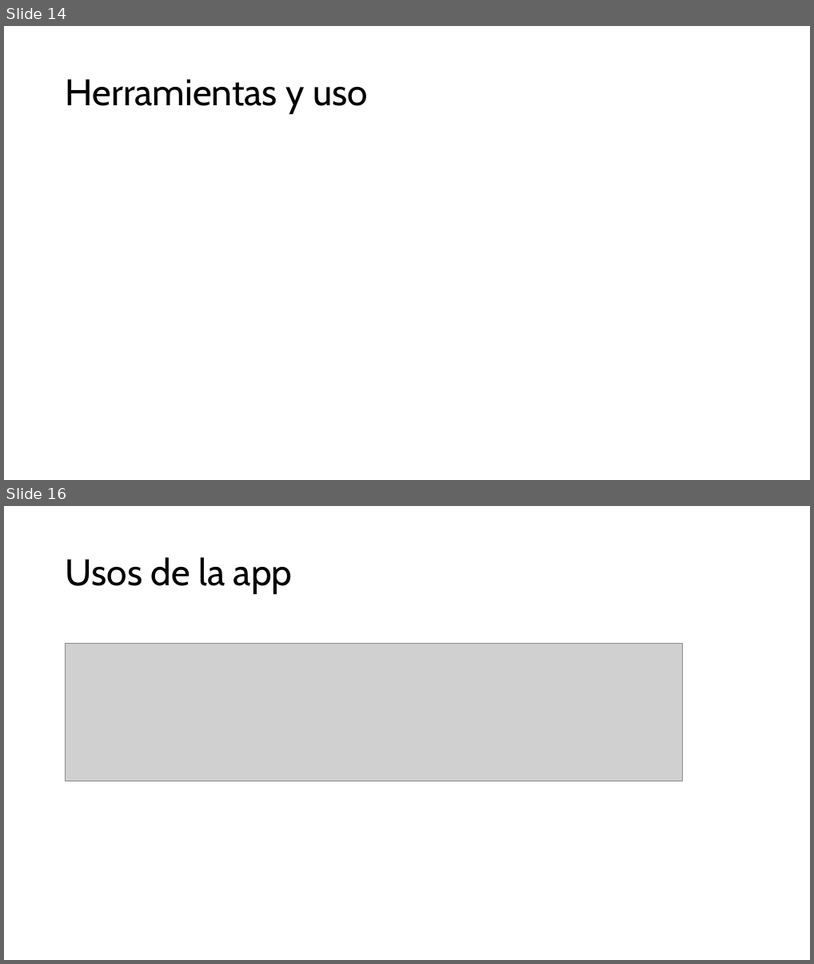
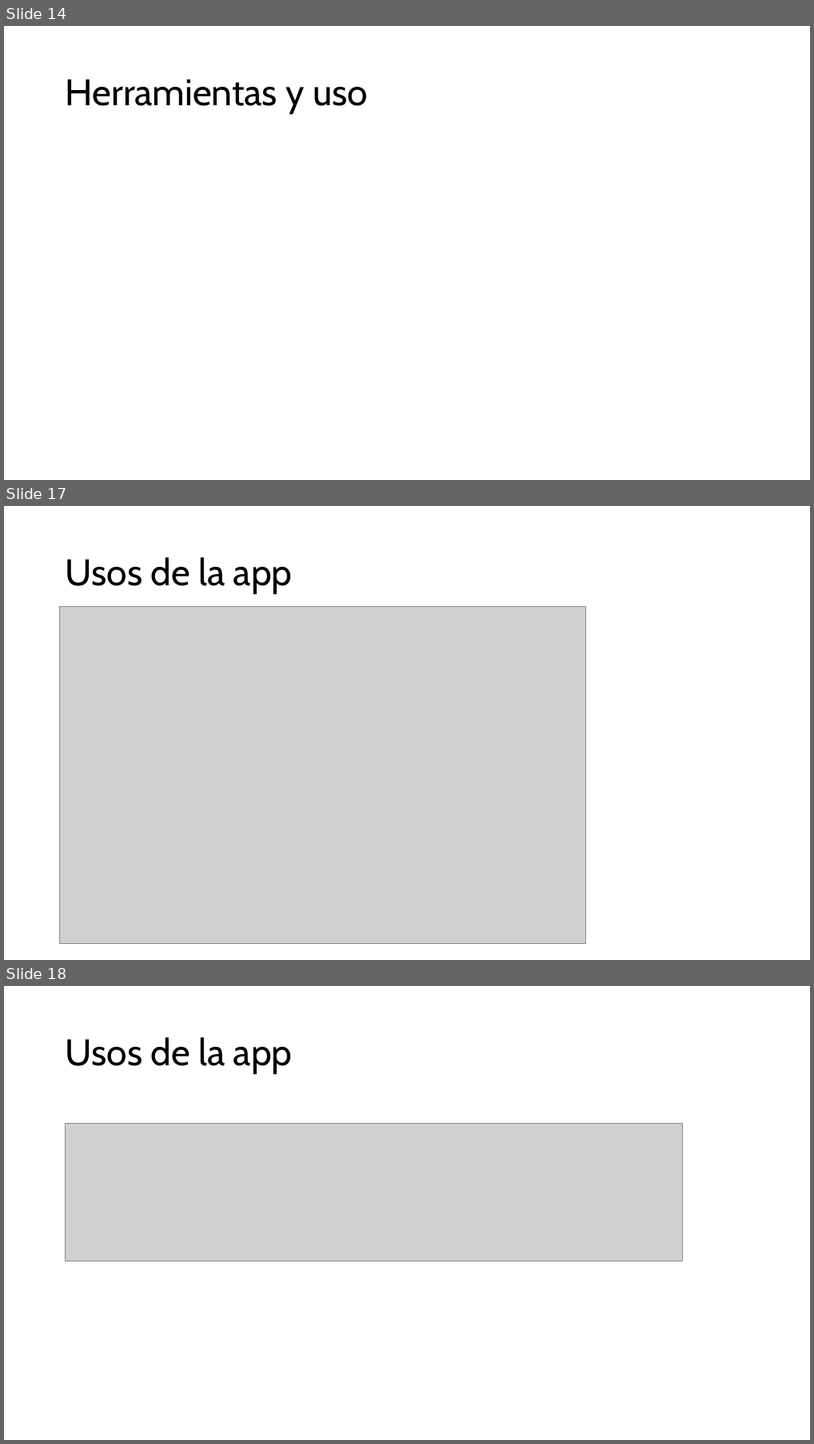
Before and after one commit to ricrod01/PROYECTO_4_DL, a slide deck: docs/Presentacion_Proyecto4.pptx. Shown one above the other, each under a label of ours: slides 14 and 16 before the commit, slides 14, 17 and 18 after it; the slides between them are not shown. The pictures are 814x964 and 814x1444 pixels, drawn with LibreOffice and Linux fonts; fonts in the diff are those of the drawing; grey boxes stand for pictures. Boxes give left, top, right and bottom in pixels: in the first picture for what was removed or moved away, otherwise in the second. Text is boxed around its words. In the diff, an @@ line names an element or a change of style, - is before the commit and + after.

```diff
--- a/docs/Presentacion_Proyecto4.pptx
+++ b/docs/Presentacion_Proyecto4.pptx
@@ slide 17 added at [4,506,810,960], background #FFFFFF @@
@@ title added at [66,557,293,594], 44 pt, text #000000 @@
+Usos de la app
@@ picture added at [60,607,586,944] @@
@@ what was slide 16 is now slide 18 @@
```
Also in this commit, not shown: 2 slides changed, 1 other slide added, 1 other file.
